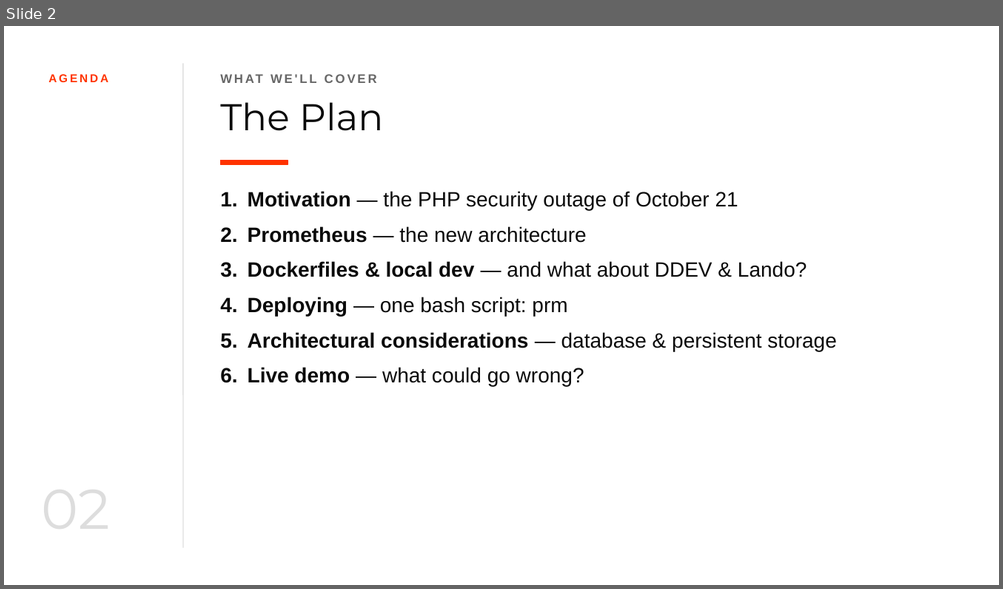
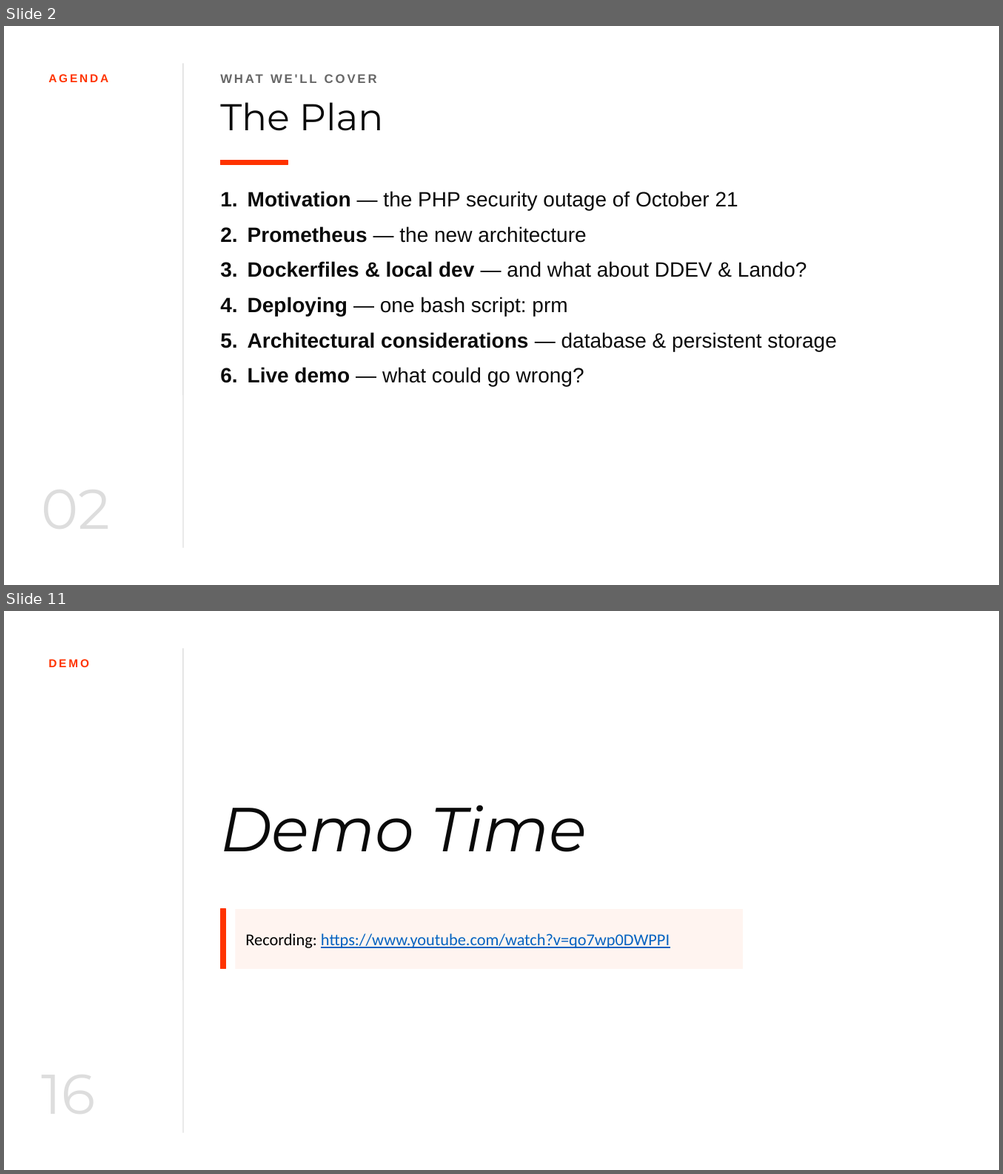
Before and after one commit to koppieesq/prometheus, a slide deck: presentation/prometheus-badcamp-2026.pptx. Shown one above the other, each under a label of ours: slide 2 before the commit, slides 2 and 11 after it; the slides between them are not shown. The pictures are 1003x589 and 1003x1174 pixels, drawn with LibreOffice and Linux fonts; fonts in the diff are those of the drawing. Boxes give left, top, right and bottom in pixels: in the first picture for what was removed or moved away, otherwise in the second. Text is boxed around its words. In the diff, an @@ line names an element or a change of style, - is before the commit and + after.

```diff
--- a/presentation/prometheus-badcamp-2026.pptx
+++ b/presentation/prometheus-badcamp-2026.pptx
@@ slide 11 added at (x1=4, y1=611, x2=999, y2=1170), background #FFFFFF @@
@@ line added from (183, 648) to (183, 1133), #E0E0E0 1 pt @@
@@ text added at (x1=48, y1=659, x2=89, y2=667), 11 pt, text #FF3300, bold @@
+DEMO
@@ text added at (x1=220, y1=805, x2=586, y2=852), 60 pt, text #0A0A0A, italic @@
+Demo Time
@@ rectangle added at (x1=220, y1=909, x2=225, y2=969), fill #FF3300, outline #FF3300 1 pt @@
@@ rectangle added at (x1=236, y1=909, x2=743, y2=969), fill #FFF4F0, 16 pt, text #0563C1, underline @@
+Recording: https://www.youtube.com/watch?v=qo7wp0DWPPI
```
Also in this commit, not shown: 13 slides changed, 3 other slides added.
